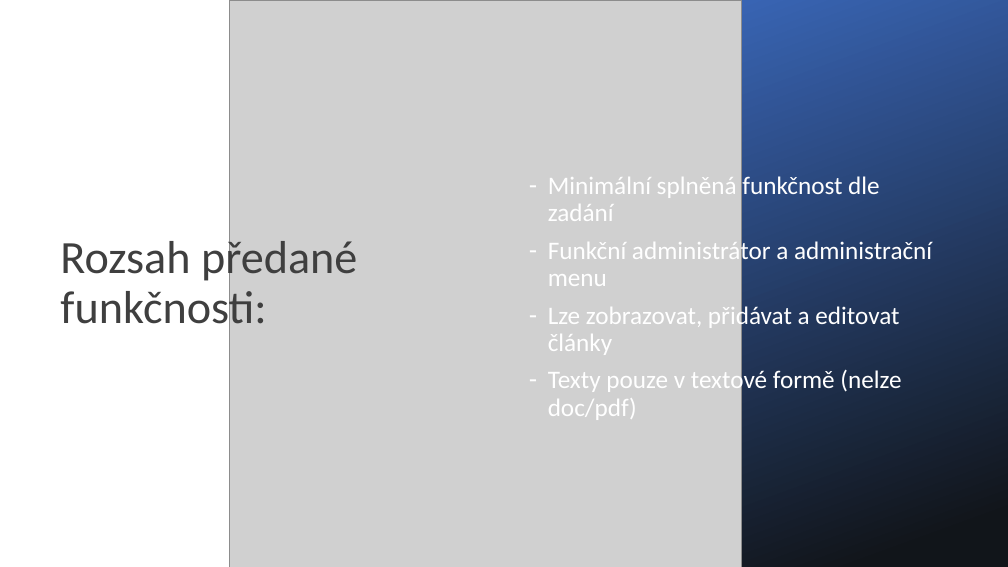
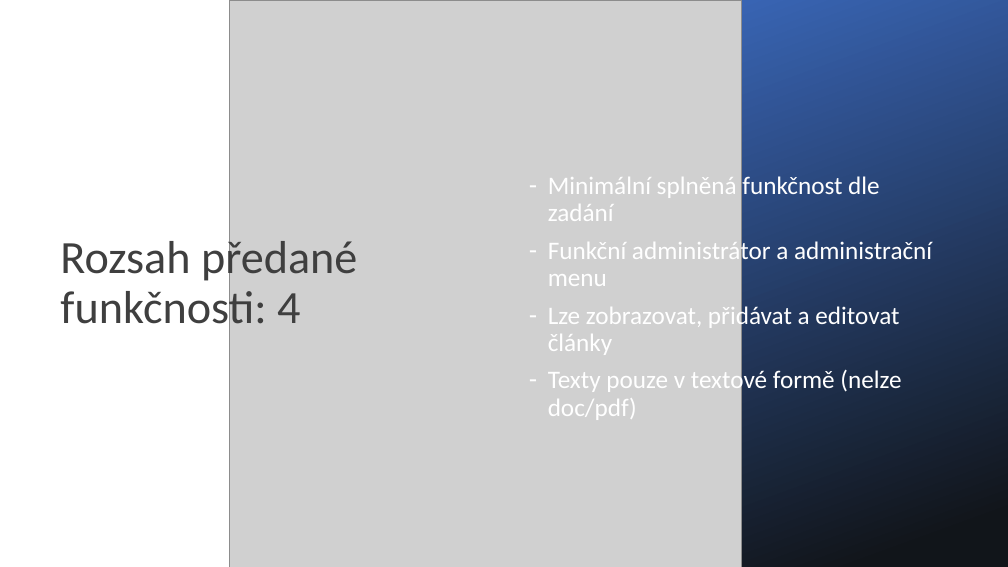
Before and after one commit to grenade-vspj/grenade_skolni-projekt, a slide deck: slide 6 of Dokumenty/Oponentura/Hodnocení týmu Kostello.pptx. Drawn at 1008x567 pixels with LibreOffice and Linux fonts; fonts in the diff are those of the drawing; grey boxes stand for pictures. Boxes give left, top, right and bottom in pixels: in the first picture for what was removed or moved away, otherwise in the second. Text is boxed around its words. In the diff, an @@ line names an element or a change of style, - is before the commit and + after.

```diff
--- a/Dokumenty/Oponentura/Hodnocení týmu Kostello.pptx
+++ b/Dokumenty/Oponentura/Hodnocení týmu Kostello.pptx
@@ title at <box>60,235,357,334</box>: text changed @@
-Rozsah předané funkčnosti:
+Rozsah předané funkčnosti: 4
```
Also in this commit, not shown: 6 other slides changed, 1 other file.
